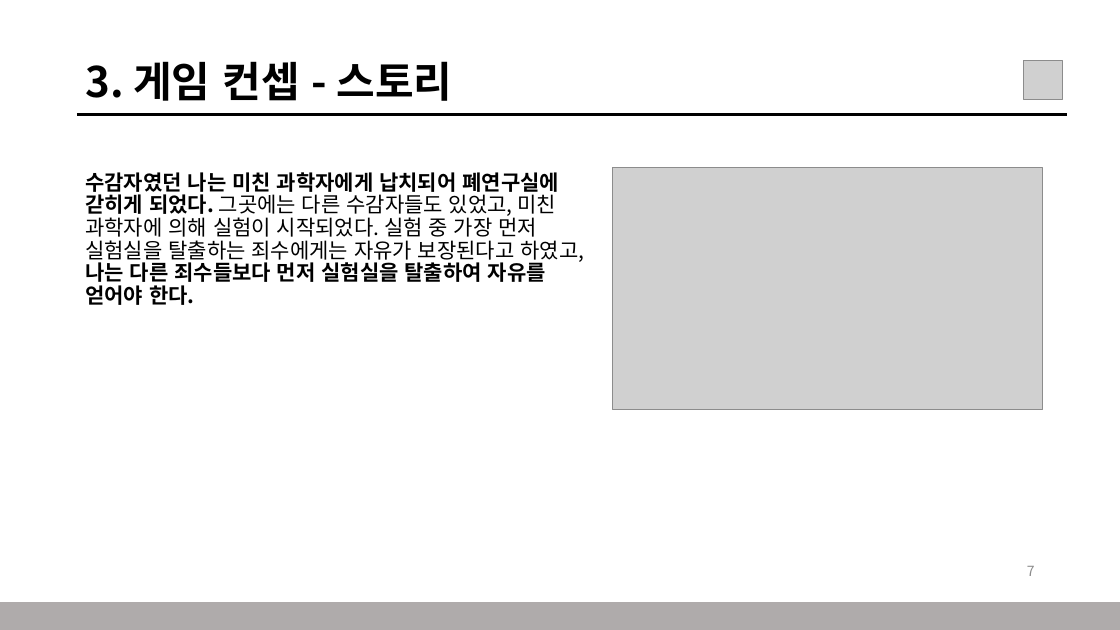
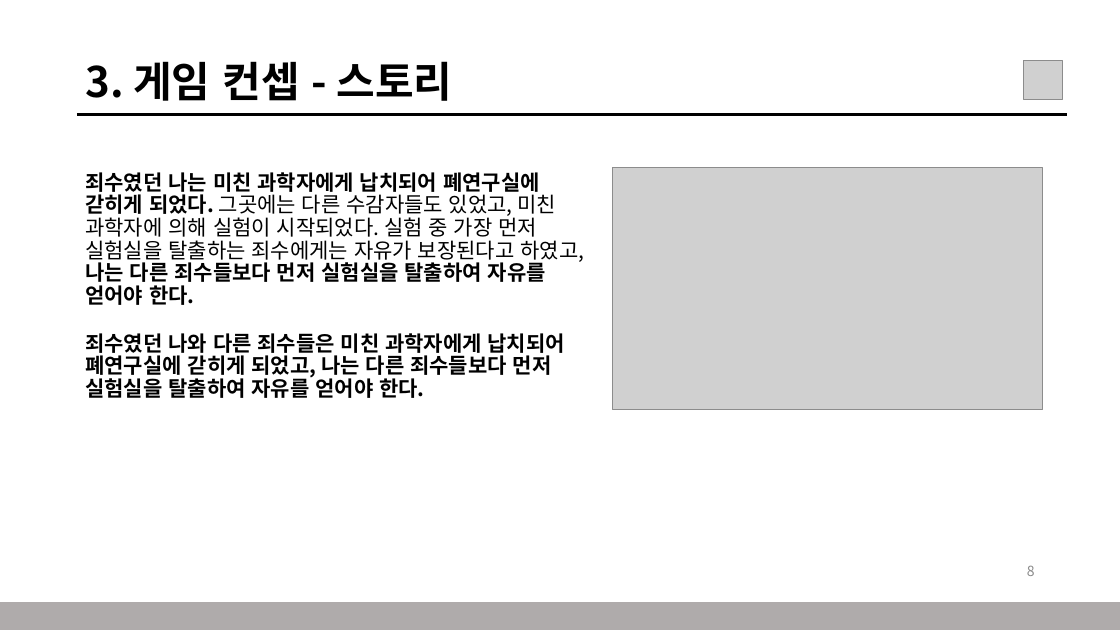
Before and after one commit to TRASHES0/MAFIA_60SECs, a slide deck: slide 8 of 기획/Trashes_메인기획서.pptx (slide 7 before the commit). Drawn at 1120x630 pixels with LibreOffice and Linux fonts; fonts in the diff are those of the drawing; grey boxes stand for pictures; background and template pictures are left out. Boxes give left, top, right and bottom in pixels: in the first picture for what was removed or moved away, otherwise in the second. Text is boxed around its words. In the diff, an @@ line names an element or a change of style, - is before the commit and + after.

```diff
--- a/기획/Trashes_메인기획서.pptx
+++ b/기획/Trashes_메인기획서.pptx
@@ text at (x1=85, y1=172, x2=584, y2=305): text changed @@
-수감자였던 나는 미친 과학자에게 납치되어 폐연구실에 갇히게 되었다. 그곳에는 다른 수감자들도 있었고, 미친 과학자에 의해 실험이 시작되었다. 실험 중 가장 먼저 실험실을 탈출하는 죄수에게는 자유가 보장된다고 하였고, 나는 다른 죄수들보다 먼저 실험실을 탈출하여 자유를 얻어야 한다.
+죄수였던 나는 미친 과학자에게 납치되어 폐연구실에 갇히게 되었다. 그곳에는 다른 수감자들도 있었고, 미친 과학자에 의해 실험이 시작되었다. 실험 중 가장 먼저 실험실을 탈출하는 죄수에게는 자유가 보장된다고 하였고, 나는 다른 죄수들보다 먼저 실험실을 탈출하여 자유를 얻어야 한다.
@@ text added at (x1=85, y1=333, x2=565, y2=398), 18 pt, text #000000, bold @@
+죄수였던 나와 다른 죄수들은 미친 과학자에게 납치되어 폐연구실에 갇히게 되었고, 나는 다른 죄수들보다 먼저 실험실을 탈출하여 자유를 얻어야 한다.
@@ page number at (x1=1027, y1=565, x2=1035, y2=576): text changed @@
-7
+8
```
Also in this commit, not shown: 3 other slides changed, 1 slide added.
